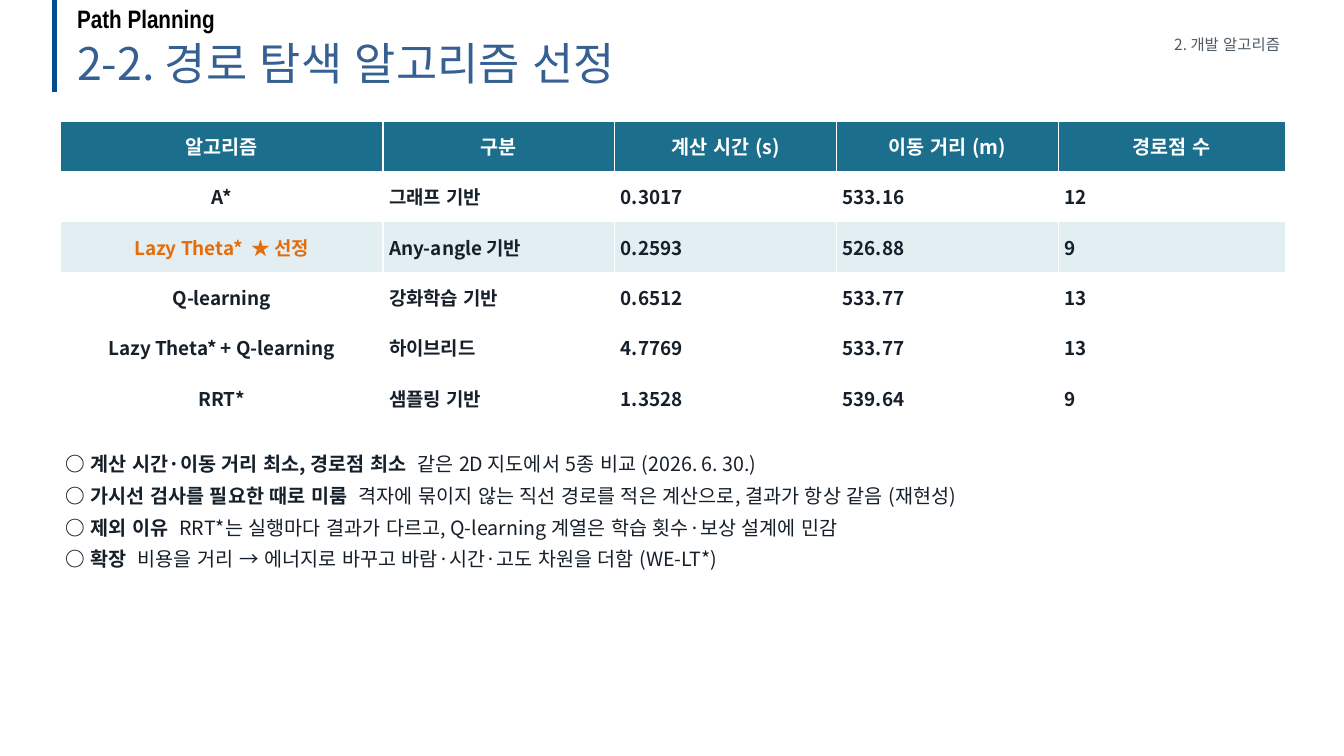
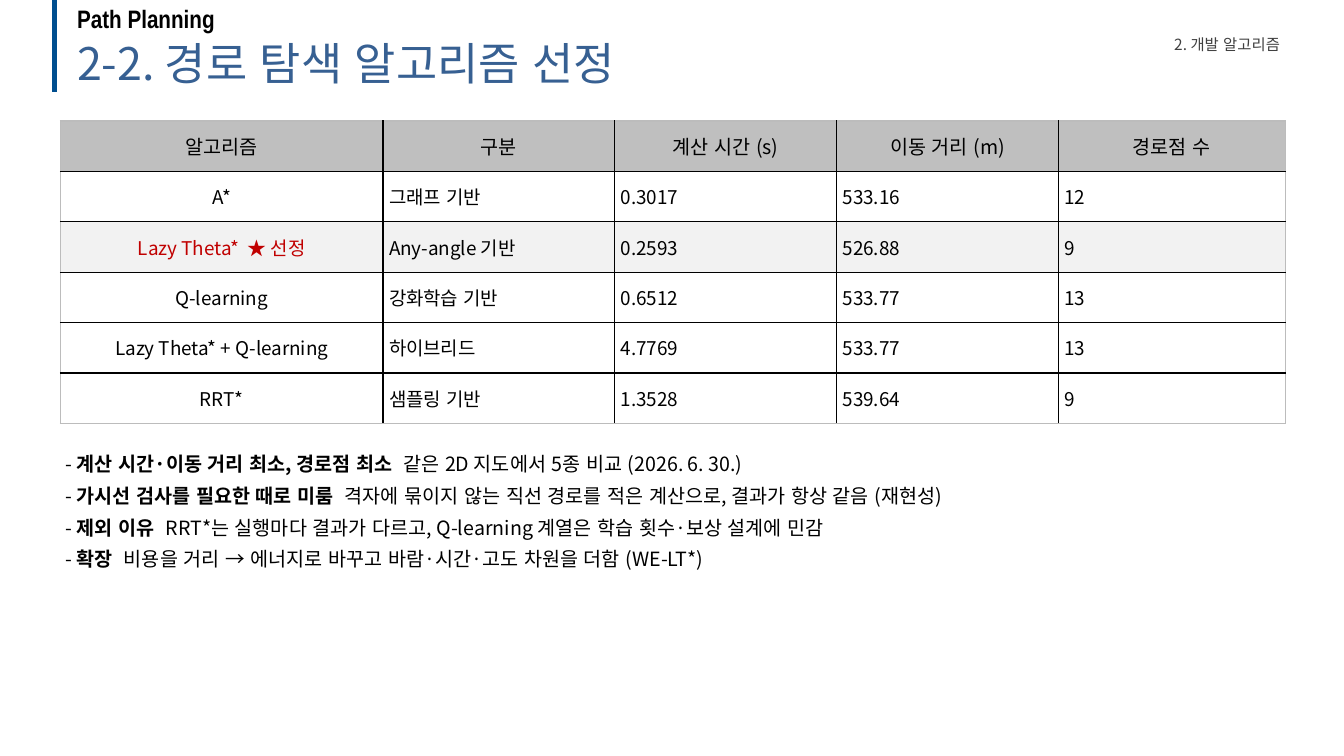
Before and after one commit to dnfl5345/Drone_path_opt, a slide deck: slide 7 of docs/drone_soc_business_talk.pptx. Drawn at 1344x756 pixels with LibreOffice and Linux fonts; fonts in the diff are those of the drawing; background and template pictures are left out. Boxes give left, top, right and bottom in pixels: in the first picture for what was removed or moved away, otherwise in the second. Text is boxed around its words. In the diff, an @@ line names an element or a change of style, - is before the commit and + after.

```diff
--- a/docs/drone_soc_business_talk.pptx
+++ b/docs/drone_soc_business_talk.pptx
@@ text "2. 개발 알고리즘" at (x1=1174, y1=37, x2=1280, y2=51): text colour #4C5A66 to #404040 @@
@@ table at (x1=60, y1=121, x2=1286, y2=423) @@
@@ fill #1B6E8C to #BFBFBF in row 1 @@
@@ fill #E3EEF3 to #F2F2F2 in row 3 @@
@@ text colour #FFFFFF to #000000 in "알고리즘", "구분", "계산 시간 (s)", "이동 거리 (m)" and 1 more places @@
@@ bold off @@
@@ text colour #16202A to #000000 in "A*", "그래프 기반", "0.3017", "533.16" and 20 more places @@
@@ text colour #E46C0A to #C00000 in "Lazy Theta* ★ 선정" @@
@@ borders changed @@
@@ text at (x1=77, y1=454, x2=942, y2=570): text changed; text colour #16202A to #000000 @@
-○ 계산 시간·이동 거리 최소, 경로점 최소 같은 2D 지도에서 5종 비교 (2026. 6. 30.)
-○ 가시선 검사를 필요한 때로 미룸 격자에 묶이지 않는 직선 경로를 적은 계산으로, 결과가 항상 같음 (재현성)
-○ 제외 이유 RRT*는 실행마다 결과가 다르고, Q-learning 계열은 학습 횟수·보상 설계에 민감
-○ 확장 비용을 거리 → 에너지로 바꾸고 바람·시간·고도 차원을 더함 (WE-LT*)
+- 계산 시간·이동 거리 최소, 경로점 최소 같은 2D 지도에서 5종 비교 (2026. 6. 30.)
+- 가시선 검사를 필요한 때로 미룸 격자에 묶이지 않는 직선 경로를 적은 계산으로, 결과가 항상 같음 (재현성)
+- 제외 이유 RRT*는 실행마다 결과가 다르고, Q-learning 계열은 학습 횟수·보상 설계에 민감
+- 확장 비용을 거리 → 에너지로 바꾸고 바람·시간·고도 차원을 더함 (WE-LT*)
```
Also in this commit, not shown: 21 other slides changed, 10 other files.
